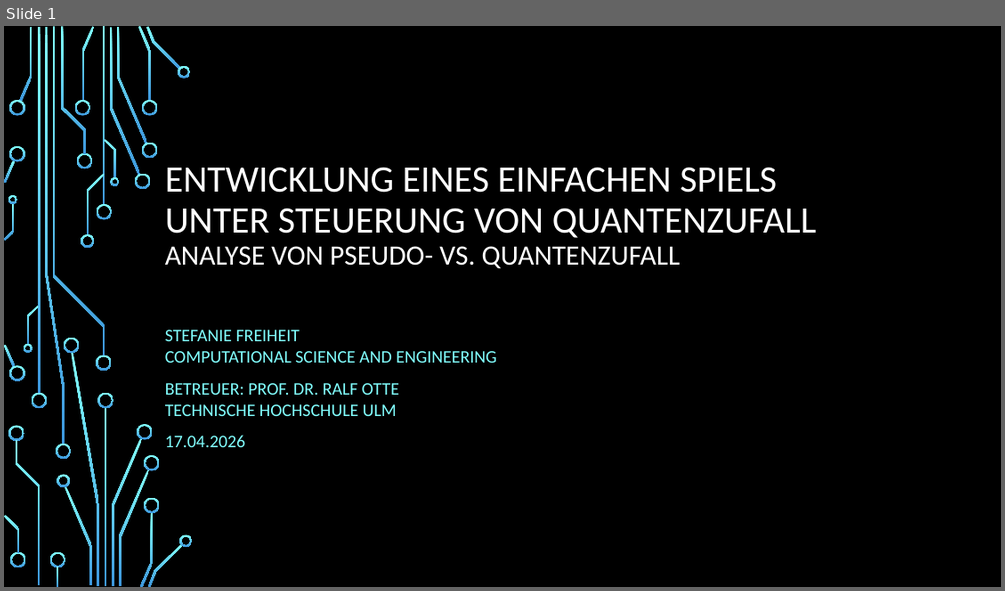
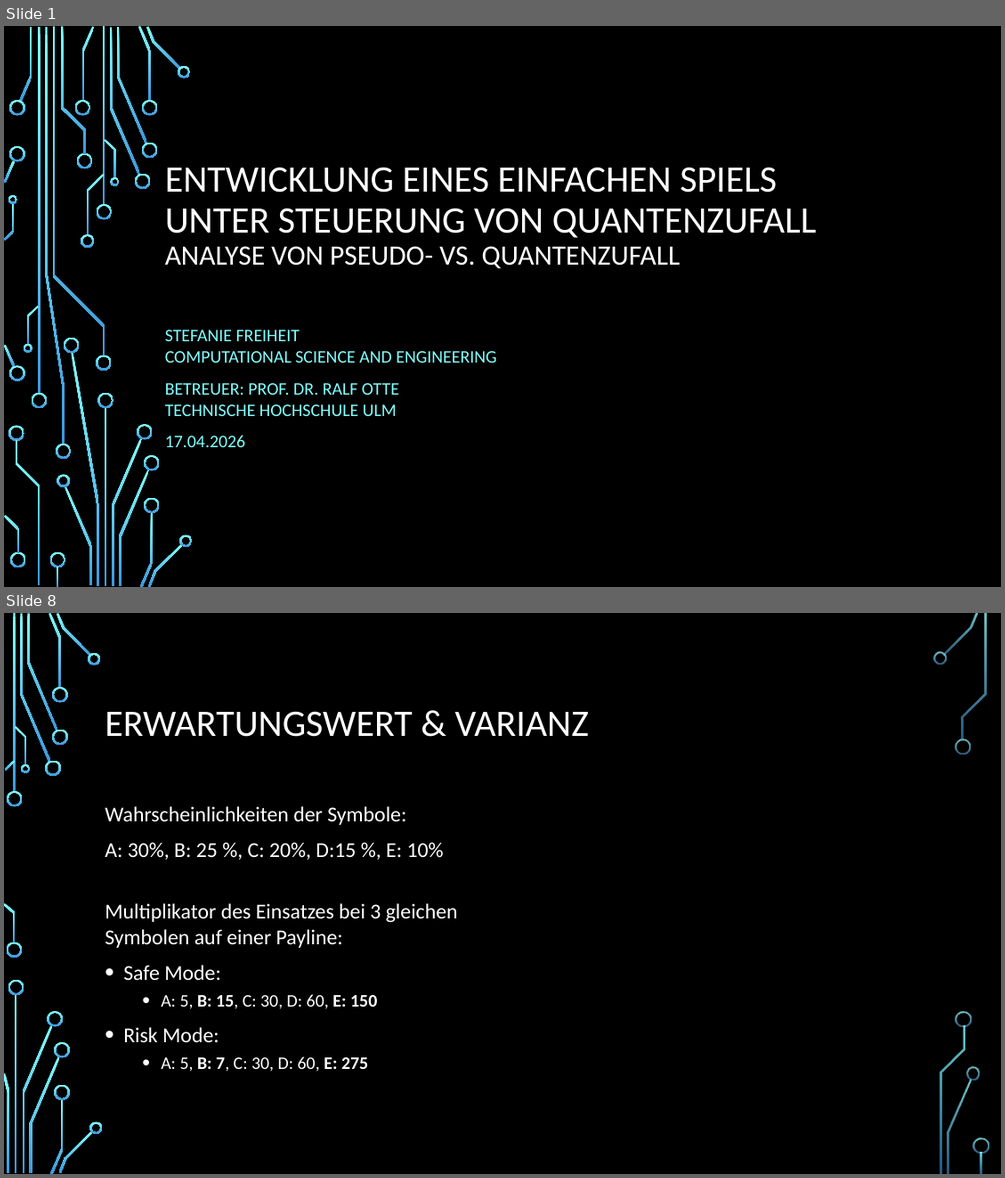
Before and after one commit to freiheits-stack/slot_project, a slide deck: docs/Spiel_Quantenzufall_Präsentation.pptx. Shown one above the other, each under a label of ours: slide 1 before the commit, slides 1 and 8 after it; the slides between them are not shown. The pictures are 1005x591 and 1005x1178 pixels, drawn with LibreOffice and Linux fonts; fonts in the diff are those of the drawing; grey boxes stand for pictures; background and template pictures are left out. Boxes give left, top, right and bottom in pixels: in the first picture for what was removed or moved away, otherwise in the second. Text is boxed around its words. In the diff, an @@ line names an element or a change of style, - is before the commit and + after.

```diff
--- a/docs/Spiel_Quantenzufall_Präsentation.pptx
+++ b/docs/Spiel_Quantenzufall_Präsentation.pptx
@@ slide 8 added at (4,613,1001,1174), background picture (left out) @@
@@ title added at (105,711,589,737), 36 pt, text #FFFFFF @@
+ERWARTUNGSWERT & VARIANZ
@@ text added at (105,806,458,1071), 20.4 pt, text #FFFFFF @@
+Wahrscheinlichkeiten der Symbole:
+A: 30%, B: 25 %, C: 20%, D:15 %, E: 10%
+Multiplikator des Einsatzes bei 3 gleichen Symbolen auf einer Payline:
+• Safe Mode:
+  • A: 5, B: 15, C: 30, D: 60, E: 150
+• Risk Mode:
+  • A: 5, B: 7, C: 30, D: 60, E: 275
@@ group added at (4,613,989,1174): 33 freeform shapes, 3 rectangles @@
```
Also in this commit, not shown: 9 slides changed, 7 other slides added, 8 slides removed, 2 other files.
